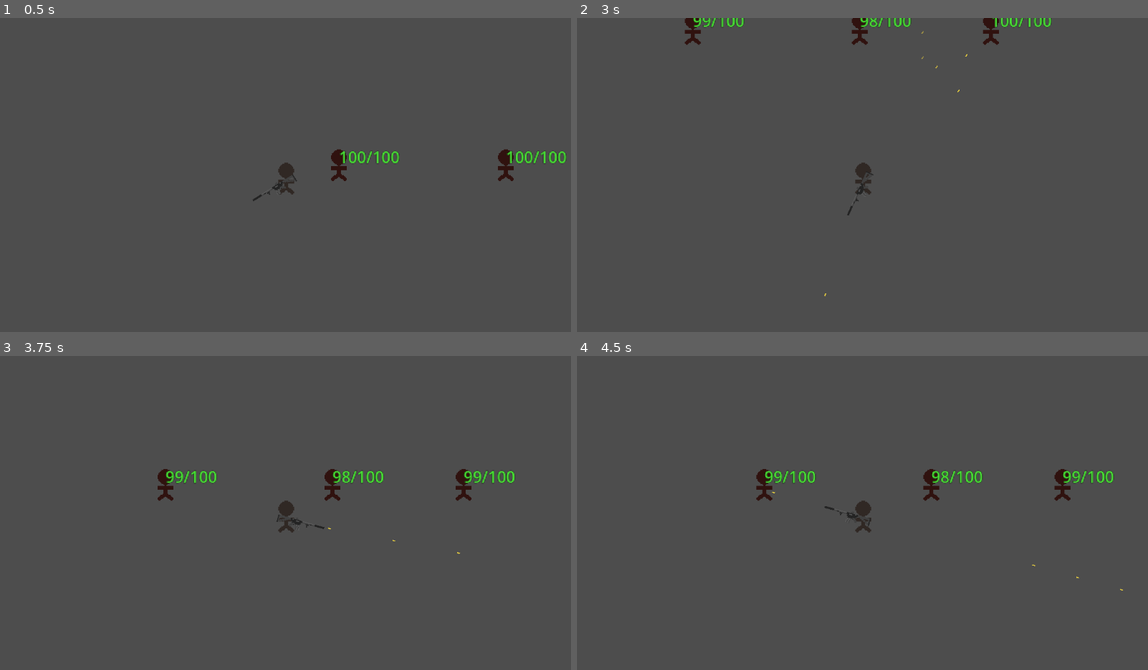
Above: before the commit, frames 1-4 (two rows, left to right).
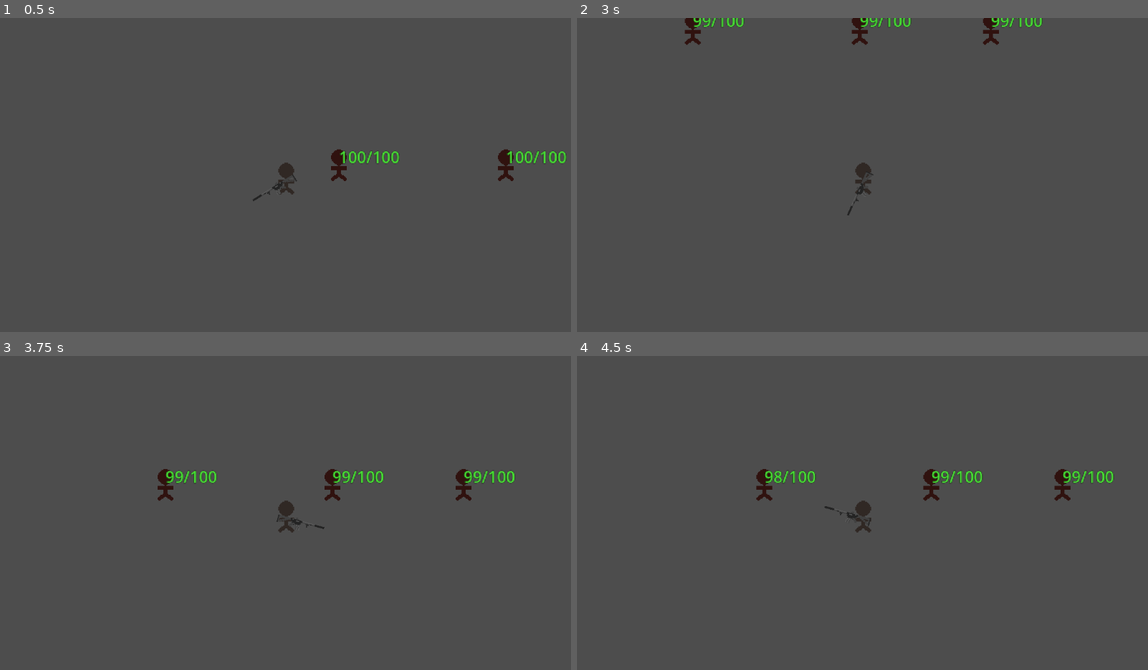
Above: after the commit, the same moments.

Repository: ExHilEr8/Personal-Game-Jam
Game: Godot game, scene res://scenes/main.tscn
Two runs of this game, one before a commit and one after it. Both use one fixed random seed, a clock stepped at 60 frames per second and the inputs below. Sound files missing from this copy of the repository are replaced by a short silence.
Inputs (mouse positions are in pixels of both pictures, inside the frame that each line leads up to):
- Up to frame 1 (0.5 s): no input
- Up to frame 2 (3 s): tap Enter at 0.5, 2.75 s; move the mouse to (988, 162) at 0.52 s; press the mouse at (988, 162) at 0.53 s; hold D (move_right) 0.53-1.28 s; tap Space at 1.25 s; move the mouse to (748, 193) at 1.27 s; release the mouse at (748, 193) at 1.28 s; hold S (move_down) 1.28-2.03 s; click (748, 193) at 1.35 s; move the mouse to (919, 109) at 2.02 s; press the mouse at (919, 109) at 2.03 s; hold D (move_right) 2.03-2.78 s; move the mouse to (833, 244) at 2.77 s; release the mouse at (833, 244) at 2.78 s; hold W (move_up) from 2.78 s (still down); click (833, 244) at 2.85 s
- Up to frame 3 (3.75 s): move the mouse to (456, 563) at 3.52 s; release W (move_up) at 3.53 s; press the mouse at (456, 563) at 3.53 s; hold A (move_left) from 3.53 s (still down)
- Up to frame 4 (4.5 s): keep holding A (move_left); tap Space at 4.25 s; move the mouse to (691, 469) at 4.27 s; release the mouse at (691, 469) at 4.28 s; click (691, 469) at 4.35 s

Frame 1 is identical in both runs. In frame 2, 0.2% of the frame differs, in the area x 43-84%, y 0-89%; in frame 3, less than 0.1%; in frame 4, less than 0.1%.

Commit message:
Updated default hitscan_collision_mask to detect walls

Diff:
--- a/scenes/CollisionConstants.gd
+++ b/scenes/CollisionConstants.gd
@@ -22,7 +22,7 @@
 const PLAYERPROJECTILE_BIT = int(PLAYERPROJECTILE_LAYER - 1)
 const WALL_BIT = int(WALL_LAYER - 1)
 
-func get_final_layer(const_list: Array) -> int:
+static func get_final_layer(const_list: Array) -> int:
 	var result = int(0)
 
 	for item in const_list:
--- a/scenes/Weapon.gd
+++ b/scenes/Weapon.gd
@@ -21,7 +21,7 @@
 @export_category("Misc")
 @export var is_hitscan: bool = false
 @export var hitscan_ray_length: float = float(2000)
-@export var hitscan_collision_mask: int = int(1)
+@export var hitscan_collision_mask: int = CollisionConstants.get_final_layer([CollisionConstants.ENEMY, CollisionConstants.WALL])
 @export var hitscan_custom_instance_point: Vector2 = Vector2(0,0)
 @export var allow_queued_firing: bool = true
 @export var queue_firing_delay: float = float(0.1):
@@ -111,7 +111,10 @@
 func _physics_process(_delta):
 	if is_hitscan == true:
 		for ray in hitscan_raycasts:
-			ray.target_position = Vector2(hitscan_ray_length, 0)
+			ray.target_position = get_default_ray_target()
+
+func get_default_ray_target() -> Vector2:
+	return Vector2(hitscan_ray_length, 0)
 
 func check_attempt_reload():
 	if Input.is_action_just_pressed("reload") and reserve_ammo > 0 and magazine_count < magazine_size and is_reloading == false:
@@ -173,7 +176,8 @@
 	var rotation_param = initial_rotation - ((PI * (1 - initial_accuracy)) / 2)
 
 	# Not sure why but the rotation_param needs to be adjusted by half of a spread increment to
-	#	align properly, otherwise it shoots too far counter clockwise
+	#	align properly, otherwise it shoots too far counter clockwise. Probably some basic math
+	#	I'm overlooking at the time of coding
 	rotation_param += spread_increment / 2
 
 	if(is_hitscan == true):
@@ -230,11 +234,10 @@
 		if ray.is_colliding():
 			var collider = ray.get_collider()
 			var collision_point = ray.get_collision_point()
-			var collision_rotation = get_global_rotation()
+			var collision_rotation = ray.get_global_rotation()
 			projectile.on_collision(collider, collision_point, collision_rotation)
-			print(collider)
-
-			if (collider.is_in_group("Enemy") and projectile.is_enemy_piercing) or (collider.is_in_group("Wall") and projectile.is_wall_piercing):
+
+			if (collider.is_in_group("Enemy") and projectile.is_enemy_piercing == true) or (collider.is_in_group("Wall") and projectile.is_wall_piercing == true):
 				check_next = true
 				ray.add_exception(collider)
 
--- a/scenes/prefabs/HitscanProjectilePrefab.tscn
+++ b/scenes/prefabs/HitscanProjectilePrefab.tscn
@@ -4,6 +4,5 @@
 
 [node name="HitscanProjectilePrefab" type="Node2D"]
 script = ExtResource("1_jasqp")
-is_enemy_piercing = true
 
 [node name="Sprite2D" type="Sprite2D" parent="."]
--- a/scenes/testing_scenes/weapon_testing.tscn
+++ b/scenes/testing_scenes/weapon_testing.tscn
@@ -29,6 +29,7 @@
 fire_rate = 0.05
 magazine_size = 9000
 reserve_ammo = 9000
+is_hitscan = true
 queue_firing_delay = 0.0
 physics_projectile = ExtResource("4_cxa28")
 hitscan_projectile = ExtResource("5_txgtt")
